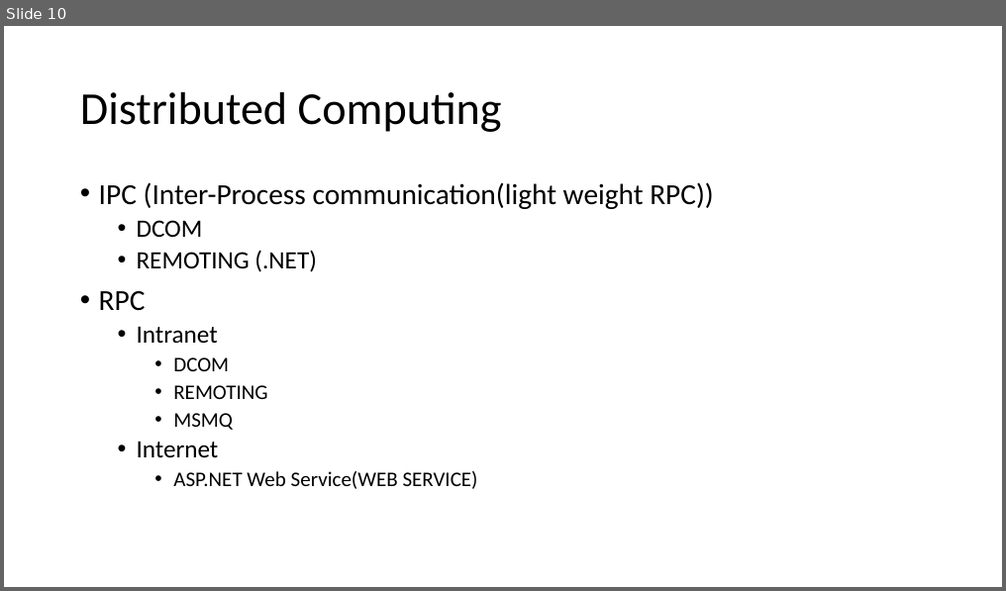
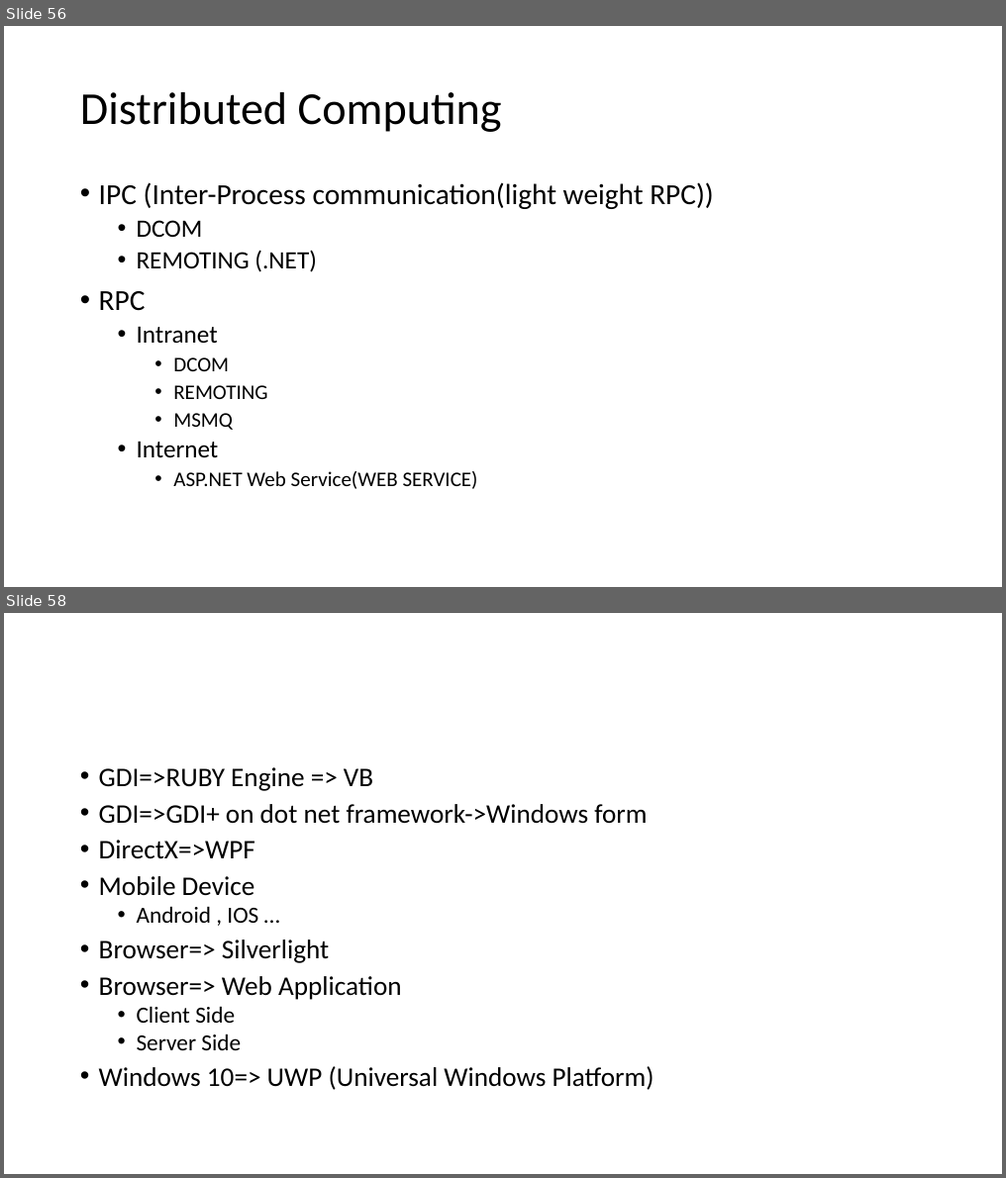
Before and after one commit to elangrg/KDL_27Jun2023, a slide deck: KDL_Con_CSharp_Intro27Jun2023/Content/KynDryl_27Jun_23ClassFlow.pptx. Shown one above the other, each under a label of ours: slide 10 before the commit, slides 56 and 58 after it; the slides between them are not shown. The pictures are 1006x591 and 1006x1178 pixels, drawn with LibreOffice and Linux fonts; fonts in the diff are those of the drawing. Boxes give left, top, right and bottom in pixels: in the first picture for what was removed or moved away, otherwise in the second. Text is boxed around its words. In the diff, an @@ line names an element or a change of style, - is before the commit and + after.

```diff
--- a/KDL_Con_CSharp_Intro27Jun2023/Content/KynDryl_27Jun_23ClassFlow.pptx
+++ b/KDL_Con_CSharp_Intro27Jun2023/Content/KynDryl_27Jun_23ClassFlow.pptx
@@ slide 58 added at [4, 613, 1002, 1174], background #FFFFFF @@
@@ text added at [99, 767, 654, 1090], 25.9 pt, text #000000 @@
+• GDI=>RUBY Engine => VB
+• GDI=>GDI+ on dot net framework->Windows form
+• DirectX=>WPF
+• Mobile Device
+  • Android , IOS …
+• Browser=> Silverlight
+• Browser=> Web Application
+  • Client Side
+  • Server Side
+• Windows 10=> UWP (Universal Windows Platform)
@@ what was slide 10 is now slide 56 @@
```
Also in this commit, not shown: 28 other slides added.
